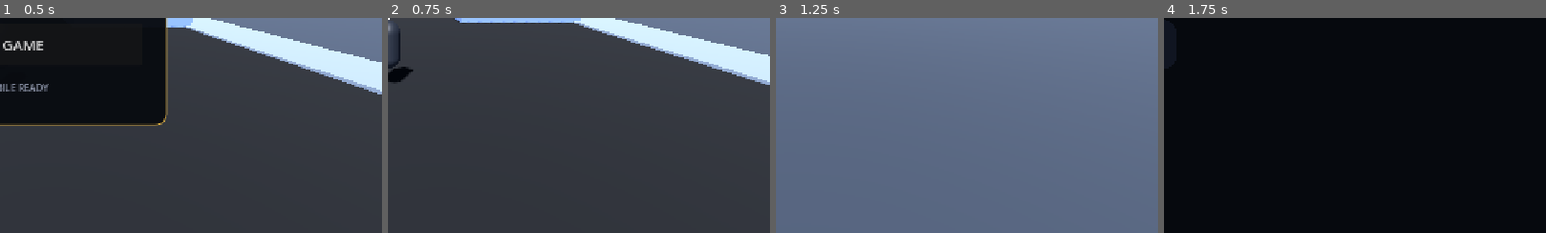
Above: before the commit, frames 1-4 (left to right).
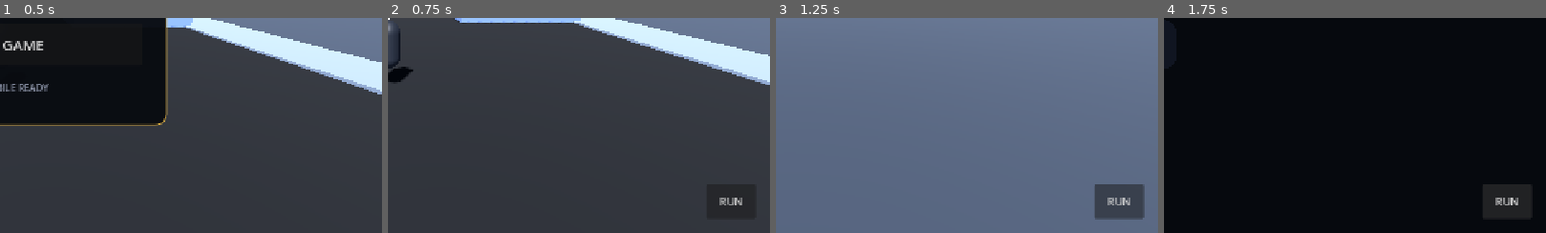
Above: after the commit, the same moments.

Repository: birdsin/Obitrend-Days-After-Godot
Game: Godot game, scene res://scenes/main.tscn
Same seed, same stepped clock (60 frames per second), same inputs: the game is played once before the commit and once after it.
Inputs (mouse positions are % of the whole screen's width and height, from its top left):
- Up to frame 1 (0.5 s): no input
- Up to frame 2 (0.75 s): click "START GAME" at 0.5 s
- Up to frame 3 (1.25 s): no input
- Up to frame 4 (1.75 s): click (95, 93) at 1.25 s, where only the run after the commit has a clickable "RUN"
The pictures show only the part of the screen within x 50-100%, y 50-100%; the shares and areas given below are measured in that part.

Frame 1 is identical in both runs. In frame 2, 0.2% of the frame differs, in the area x 86-93%, y 83-88%; in frame 3, 2.1%, in the area x 83-97%, y 77-94%; in frame 4, 1.9%.

Commit message:
Build Phase 1 city collisions and mobile run control

Diff:
--- a/scripts/main.gd
+++ b/scripts/main.gd
@@ -17,7 +17,31 @@
     camera_rig.rotation.x = camera_pitch
     camera_rig.rotation.y = camera_yaw
     $HUD/Menu/Panel/Start.pressed.connect(_start_game)
+    _build_city_collisions()
     _build_mobile_controls()
+
+func _build_city_collisions() -> void:
+    var buildings := [
+        [$City/BuildingLeft, Vector3(9, 14, 9)],
+        [$City/BuildingCenter, Vector3(8, 20, 8)],
+        [$City/BuildingRight, Vector3(9, 14, 9)],
+        [$City/TowerFar, Vector3(12, 28, 10)]
+    ]
+    for item in buildings:
+        var mesh_node: MeshInstance3D = item[0]
+        var size: Vector3 = item[1]
+        _add_box_collider(mesh_node.global_position, size, "BuildingCollision")
+
+func _add_box_collider(pos: Vector3, size: Vector3, collider_name: String) -> void:
+    var body := StaticBody3D.new()
+    body.name = collider_name
+    body.position = pos
+    var shape_node := CollisionShape3D.new()
+    var shape := BoxShape3D.new()
+    shape.size = size
+    shape_node.shape = shape
+    body.add_child(shape_node)
+    $City.add_child(body)
 
 func _build_mobile_controls() -> void:
     mobile_controls = Control.new()
@@ -26,16 +50,15 @@
     mobile_controls.mouse_filter = Control.MOUSE_FILTER_IGNORE
     $HUD.add_child(mobile_controls)
 
-    var labels := {"forward": "▲", "back": "▼", "left": "◀", "right": "▶"}
-
+    var labels := {"forward": "▲", "back": "▼", "left": "◀", "right": "▶", "sprint": "RUN"}
     for action in labels:
         var button := Button.new()
         button.name = action.capitalize()
         button.text = labels[action]
-        button.size = Vector2(64, 58)
+        button.size = Vector2(64, 58) if action != "sprint" else Vector2(82, 58)
         button.focus_mode = Control.FOCUS_NONE
         button.mouse_filter = Control.MOUSE_FILTER_PASS
-        button.add_theme_font_size_override("font_size", 26)
+        button.add_theme_font_size_override("font_size", 26 if action != "sprint" else 18)
         button.modulate = Color(1, 1, 1, 0.86)
         mobile_controls.add_child(button)
         mobile_buttons[action] = button
@@ -60,6 +83,7 @@
     mobile_buttons["left"].position = Vector2(margin, bottom)
     mobile_buttons["right"].position = Vector2(margin + (button_size.x + gap) * 2.0, bottom)
     mobile_buttons["forward"].position = Vector2(margin + button_size.x + gap, bottom - button_size.y - gap)
+    mobile_buttons["sprint"].position = Vector2(size.x - margin - 82.0, bottom)
 
 func _start_game() -> void:
     menu.visible = false
@@ -84,7 +108,6 @@
     if not menu.visible and event is InputEventScreenDrag:
         if event.index == camera_touch_id:
             _rotate_camera(event.relative)
-        return
 
 func _rotate_camera(relative: Vector2) -> void:
     camera_yaw -= relative.x * camera_sensitivity
